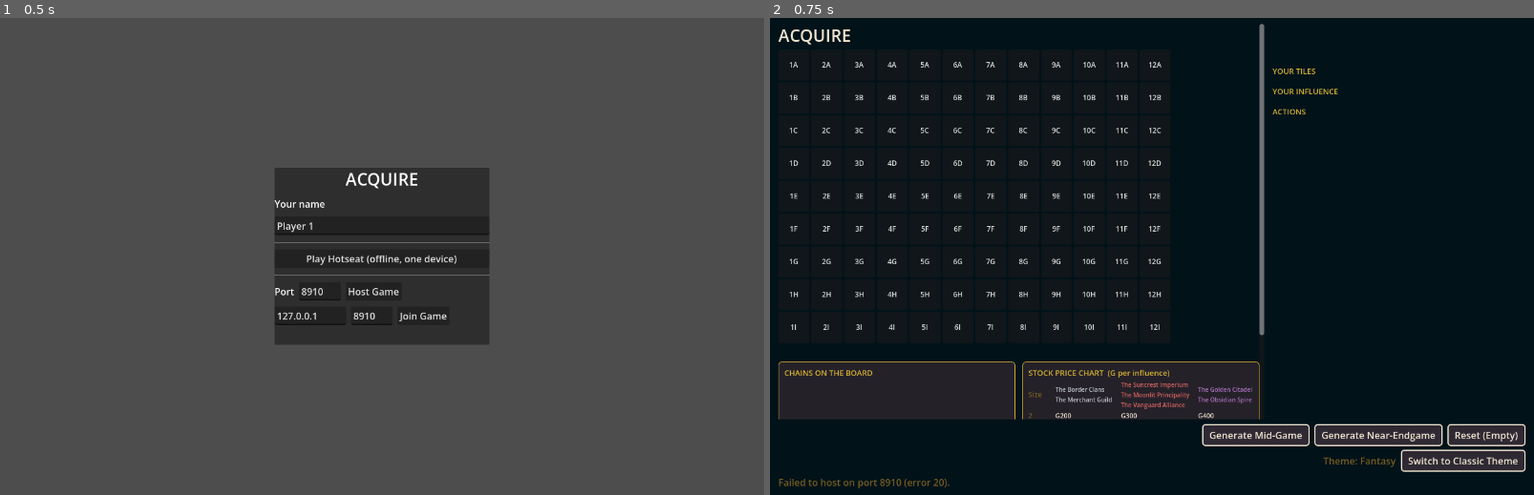
Above: before the commit, frames 1-2 (left to right).
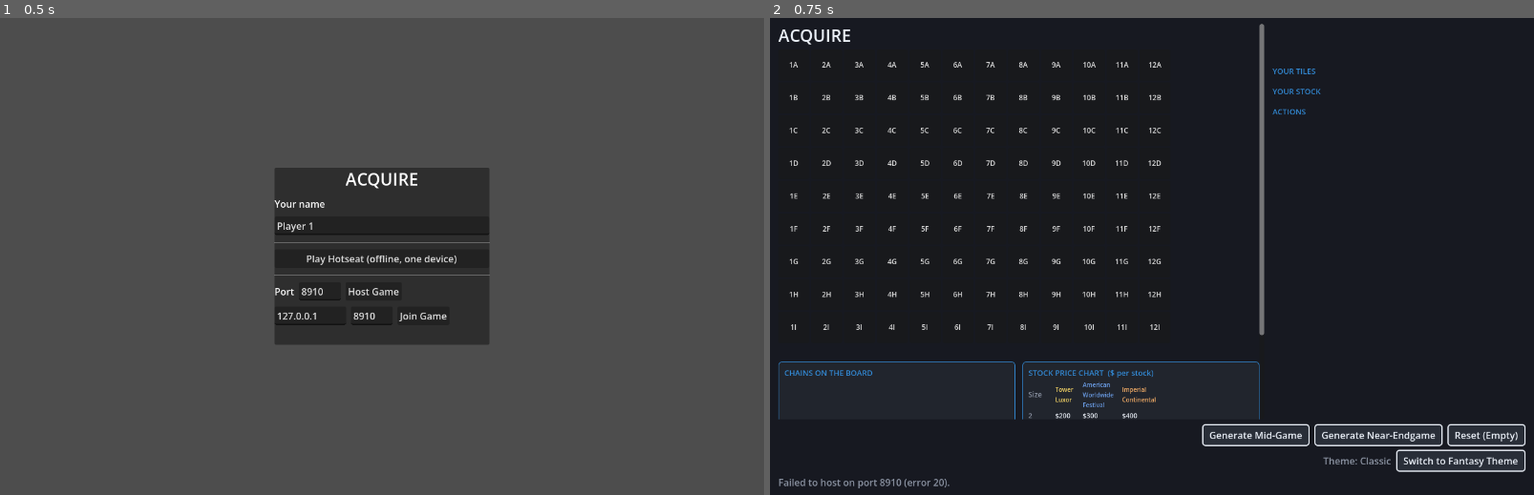
Above: after the commit, the same moments.

Repository: leondaki/bcquire
Game: Godot game, scene res://ui/menu/MainMenu.tscn
Same seed, same stepped clock (60 frames per second), same inputs: the game is played once before the commit and once after it.
Inputs:
- Up to frame 1 (0.5 s): no input
- Up to frame 2 (0.75 s): click "Host Game" at 0.5 s

Frame 1 is identical in both runs. In frame 2, 2.1% of the frame differs, in the area x 1-99%, y 2-99%.

Commit message:
Add SFX/music audio system; default to Classic theme
Wires up tile-played/merger-played/button-click/stepper SFX via a new
SfxManager autoload, plus looping background music (The Closing Bell)
on a dedicated Music bus that mutes itself in Fantasy theme. Also
flips the scene's default theme from Fantasy to Classic, since theme
switching is disabled once a networked game starts (the toggle would
have to rebuild the whole UI, wiping the live lobby/network-status
text), so the default needs to be the one most players want to land in.

Co-Authored-By: Claude Sonnet 4.6 <noreply@anthropic.com>

Diff:
--- /dev/null
+++ b/audio/sfx_manager.gd
@@ -0,0 +1,91 @@
+extends Node
+## Autoload singleton (registered in project.godot as "SfxManager"). Central
+## place to play one-shot sound effects so call sites never touch file paths
+## directly. To add or replace a sound: drop the .ogg in audio/ and add (or
+## edit) one line in SOUNDS below -- no other code needs to change.
+
+const SOUNDS := {
+	"tile": preload("res://audio/tile-played.ogg"),
+	"merger": preload("res://audio/merger-played.ogg"),
+	"stepper": preload("res://audio/stepper.ogg"),
+	"button": preload("res://audio/button-click.ogg"),
+}
+
+const POOL_SIZE := 8
+
+## Background music lives on its own bus (created at runtime below, not via
+## an editor-authored bus layout resource -- this project has never had one
+## and adding it programmatically means there's nothing extra to import or
+## keep in sync). Routing music separately from one-shot SFX is what makes
+## "don't let it play too loudly" a one-line bus-volume change instead of
+## something that also has to scale every SFX call.
+const MUSIC_BUS := "Music"
+const MUSIC_DEFAULT_VOLUME_DB := -14.0
+
+var _players: Array[AudioStreamPlayer] = []
+var _next := 0
+var _music_player: AudioStreamPlayer
+## A preloaded resource bound to a const can't have its properties
+## reassigned at runtime ("Cannot assign a new value to a constant") -- a
+## `var` here, not `const`, is what lets `loop = true` be set below.
+var _music_stream: AudioStreamMP3 = preload("res://audio/The_Closing_Bell.mp3")
+
+func _ready() -> void:
+	for i in POOL_SIZE:
+		var p := AudioStreamPlayer.new()
+		add_child(p)
+		_players.append(p)
+
+	_ensure_music_bus()
+	_music_stream.loop = true
+	_music_player = AudioStreamPlayer.new()
+	_music_player.stream = _music_stream
+	_music_player.bus = MUSIC_BUS
+	add_child(_music_player)
+
+func _ensure_music_bus() -> void:
+	if AudioServer.get_bus_index(MUSIC_BUS) != -1:
+		return
+	AudioServer.add_bus()
+	var idx := AudioServer.bus_count - 1
+	AudioServer.set_bus_name(idx, MUSIC_BUS)
+	AudioServer.set_bus_volume_db(idx, MUSIC_DEFAULT_VOLUME_DB)
+
+## Plays `key` on the next free pooled player (round-robin if all are busy,
+## which is all a board game's sparse, rarely-overlapping SFX calls for).
+func play(key: String) -> void:
+	var stream: AudioStream = SOUNDS.get(key)
+	if not stream:
+		return
+	var p := _next_player()
+	p.stream = stream
+	p.play()
+
+func _next_player() -> AudioStreamPlayer:
+	for p in _players:
+		if not p.playing:
+			return p
+	_next = (_next + 1) % POOL_SIZE
+	return _players[_next]
+
+func play_tile() -> void: play("tile")
+func play_merger() -> void: play("merger")
+func play_stepper() -> void: play("stepper")
+func play_button() -> void: play("button")
+
+func play_music() -> void:
+	if not _music_player.playing:
+		_music_player.play()
+
+func stop_music() -> void:
+	_music_player.stop()
+
+## Volume in dB (negative = quieter, 0 = unity gain, this is what
+## MUSIC_DEFAULT_VOLUME_DB above sets out of the box). Affects only the
+## Music bus, never the SFX one-shots.
+func set_music_volume_db(db: float) -> void:
+	AudioServer.set_bus_volume_db(AudioServer.get_bus_index(MUSIC_BUS), db)
+
+## Convenience for a future volume slider: 0.0 (silent) .. 1.0 (unity gain).
+func set_music_volume_linear(v: float) -> void:
+	set_music_volume_db(linear_to_db(clampf(v, 0.0, 1.0)))
--- a/project.godot
+++ b/project.godot
@@ -17,6 +17,7 @@
 [autoload]
 
 NetConfig="*res://net/net_config.gd"
+SfxManager="*res://audio/sfx_manager.gd"
 
 [display]
 
--- a/ui/game/game.gd
+++ b/ui/game/game.gd
@@ -33,7 +33,7 @@
 	"default": "Classic",
 	"fantasy": "Fantasy",
 }
-var _theme_key := "fantasy"
+var _theme_key := "default"
 var _theme_toggle_btn: Button
 
 # UI nodes built in _build_layout().
@@ -92,6 +92,7 @@
 
 func _ready() -> void:
 	_theme = load(THEME_PATHS[_theme_key])
+	_sync_music_for_theme()
 	_build_layout()
 	if NetConfig.has_pending:
 		_my_player_name = NetConfig.player_name
@@ -438,7 +439,18 @@
 		return
 	_theme_key = "default" if _theme_key == "fantasy" else "fantasy"
 	_theme = load(THEME_PATHS[_theme_key])
+	_sync_music_for_theme()
 	call_deferred("_rebuild_themed_ui")
+
+## The Closing Bell only fits the default theme's tone -- silence it in
+## Fantasy mode and resume it on switching back. Called both on first
+## _ready() (in case the scene starts in default theme) and from the
+## toggle handler above.
+func _sync_music_for_theme() -> void:
+	if _theme_key == "fantasy":
+		SfxManager.stop_music()
+	else:
+		SfxManager.play_music()
 
 func _rebuild_themed_ui() -> void:
 	_build_layout()
@@ -645,6 +657,7 @@
 			_msg(_starting_draw_summary())
 			_refresh_all()
 		Event.TILE_PLACED:
+			SfxManager.play_tile()
 			if p.kind == Kind.ISOLATED:
 				_msg("Placed %s." % AcqEnums.tile_label(p.coord.x, p.coord.y))
 			else:
@@ -664,6 +677,7 @@
 			_merge_mode = "tie" if _merge_candidates.size() > 1 else ""
 			_refresh_all()
 		Event.MERGER_STARTED:
+			SfxManager.play_merger()
 			_merge_survivor = p.survivor
 			_disposal_queue = p.disposal_queue.duplicate(true)
 			_merge_mode = "dispose"
@@ -925,6 +939,7 @@
 				var redraw := Button.new()
 				redraw.text = "Redraw"
 				redraw.add_theme_font_size_override("font_size", 11)
+				redraw.pressed.connect(SfxManager.play_button)
 				redraw.pressed.connect(_redraw_tile.bind(tile))
 				col.add_child(redraw)
 			_rack_box.add_child(col)
@@ -1357,11 +1372,15 @@
 		keep_lbl.text = "%d" % maxi(k, 0)
 	sell.value_changed.connect(update_keep)
 	trade.value_changed.connect(update_keep)
+	sell.value_changed.connect(func(_v): SfxManager.play_stepper())
+	trade.value_changed.connect(func(_v): SfxManager.play_stepper())
 	update_keep.call()
 
 	var confirm := Button.new()
 	confirm.text = "Confirm"
-	confirm.pressed.connect(func(): _on_dispose_confirm(defunct, player, int(sell.value), int(trade.value)))
+	confirm.pressed.connect(func():
+		SfxManager.play_button()
+		_on_dispose_confirm(defunct, player, int(sell.value), int(trade.value)))
 	_action_box.add_child(confirm)
 
 ## One Trade/Sell/Keep "tab" for _build_dispose_actions(): a bordered panel
@@ -1390,6 +1409,7 @@
 	var header := Button.new()
 	header.text = title
 	header.flat = true
+	header.pressed.connect(SfxManager.play_button)
 	header.add_theme_font_size_override("font_size", 14)
 	header.add_theme_color_override("font_color", _theme.color_label)
 	v.add_child(header)
@@ -1487,6 +1507,7 @@
 	minus.text = "−"
 	minus.disabled = not can_dec
 	minus.custom_minimum_size = Vector2(30, 28)
+	minus.pressed.connect(SfxManager.play_stepper)
 	minus.pressed.connect(_set_buy.bind(chain, count - 1))
 	stepper.add_child(minus)
 	var count_lbl := Label.new()
@@ -1498,6 +1519,7 @@
 	plus.text = "+"
 	plus.disabled = not can_inc
 	plus.custom_minimum_size = Vector2(30, 28)
+	plus.pressed.connect(SfxManager.play_stepper)
 	plus.pressed.connect(_set_buy.bind(chain, count + 1))
 	stepper.add_child(plus)
 	v.add_child(stepper)
@@ -1701,6 +1723,7 @@
 	sb_hover.bg_color = col.darkened(0.2)
 	b.add_theme_stylebox_override("hover", sb_hover)
 	b.add_theme_color_override("font_color", _theme.color_label)
+	b.pressed.connect(SfxManager.play_button)
 	b.pressed.connect(callback.bind(chain))
 	return b
 
@@ -1722,6 +1745,7 @@
 	sb_hover.bg_color = _theme.color_hover
 	b.add_theme_stylebox_override("hover", sb_hover)
 	b.add_theme_color_override("font_color", _theme.color_label)
+	b.pressed.connect(SfxManager.play_button)
 	return b
 
 func _clear(container: Node) -> void:
Not shown, added: audio/The_Closing_Bell.mp3.import
Not shown, added: audio/button-click.ogg.import
Not shown, added: audio/merger-played.ogg.import
Not shown, added: audio/sfx_manager.gd.uid
Not shown, added: audio/stepper.ogg.import
Not shown, added: audio/tile-played.ogg.import
Not shown, added: audio/The_Closing_Bell.mp3
Not shown, added: audio/button-click.ogg
Not shown, added: audio/merger-played.ogg
Not shown, added: audio/stepper.ogg
Not shown, added: audio/tile-played.ogg
